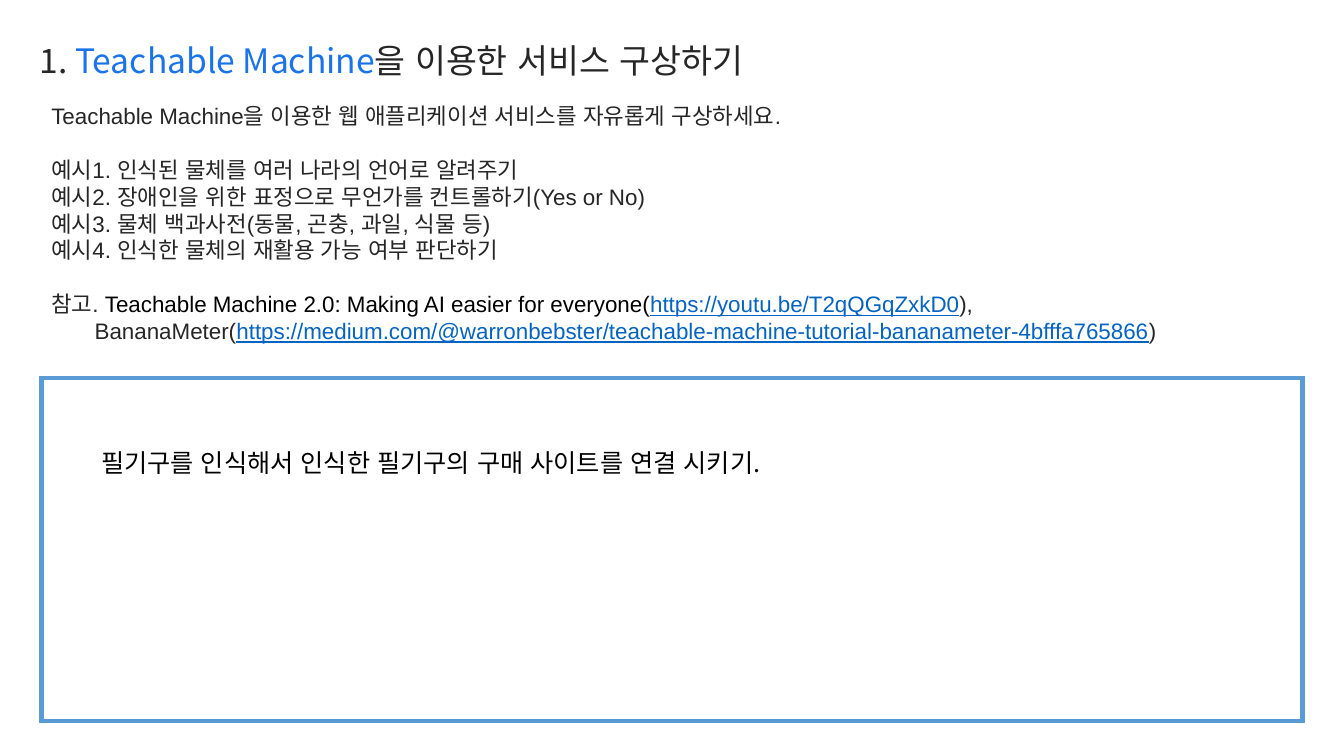
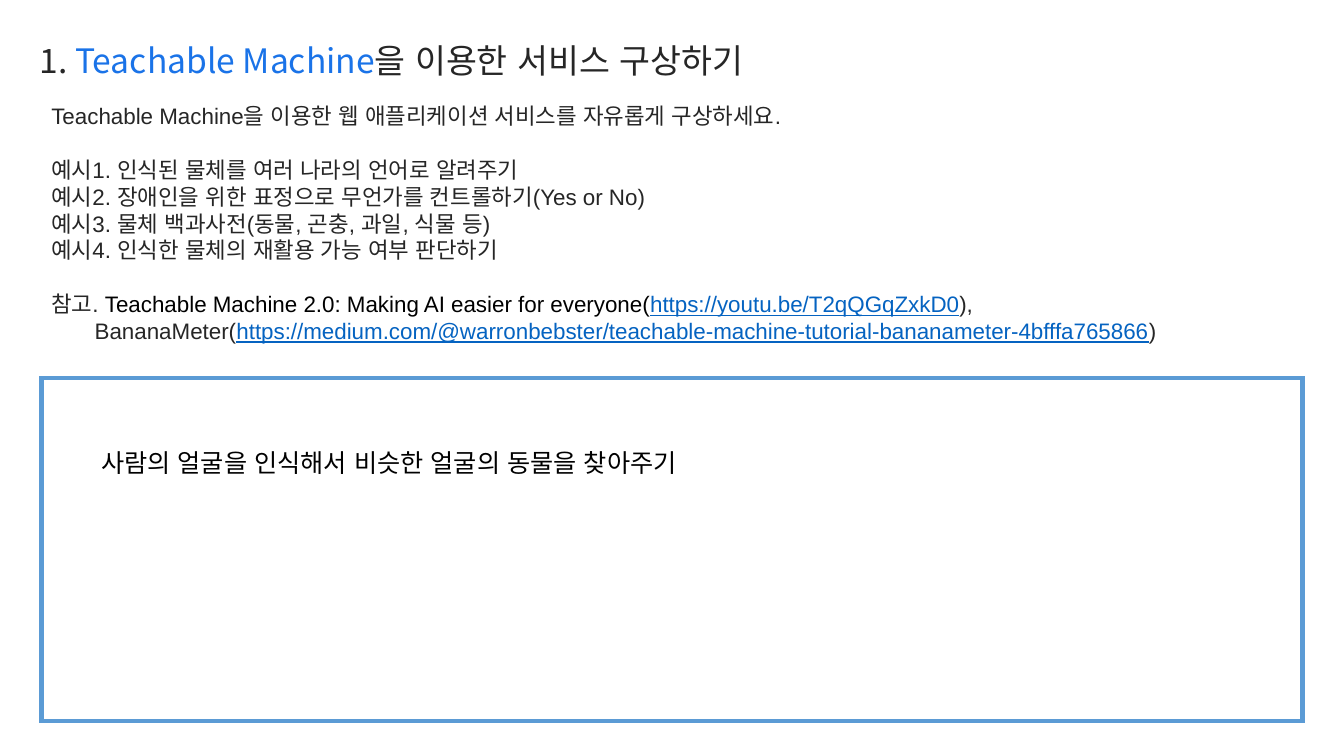
Before and after one commit to ycseol03/Temple, a slide deck: slide 2 of Report.pptx. Drawn at 1344x756 pixels with LibreOffice and Linux fonts; fonts in the diff are those of the drawing. Boxes give left, top, right and bottom in pixels: in the first picture for what was removed or moved away, otherwise in the second. Text is boxed around its words. In the diff, an @@ line names an element or a change of style, - is before the commit and + after.

```diff
--- a/Report.pptx
+++ b/Report.pptx
@@ text at bbox=[101, 451, 677, 474]: text changed @@
-필기구를 인식해서 인식한 필기구의 구매 사이트를 연결 시키기.
+사람의 얼굴을 인식해서 비슷한 얼굴의 동물을 찾아주기
```
Also in this commit, not shown: 1 other slide changed, 1 other file.
